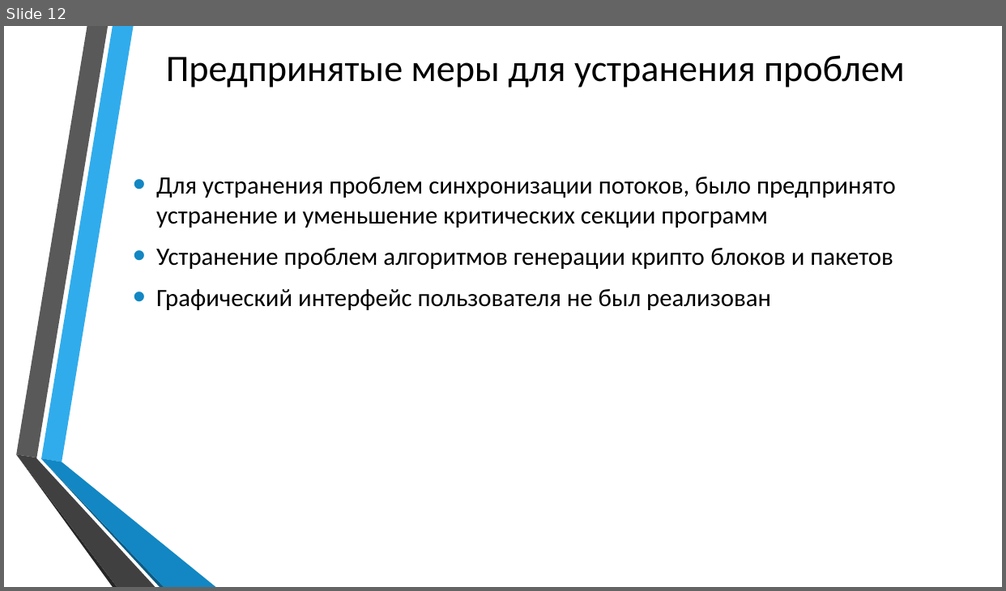
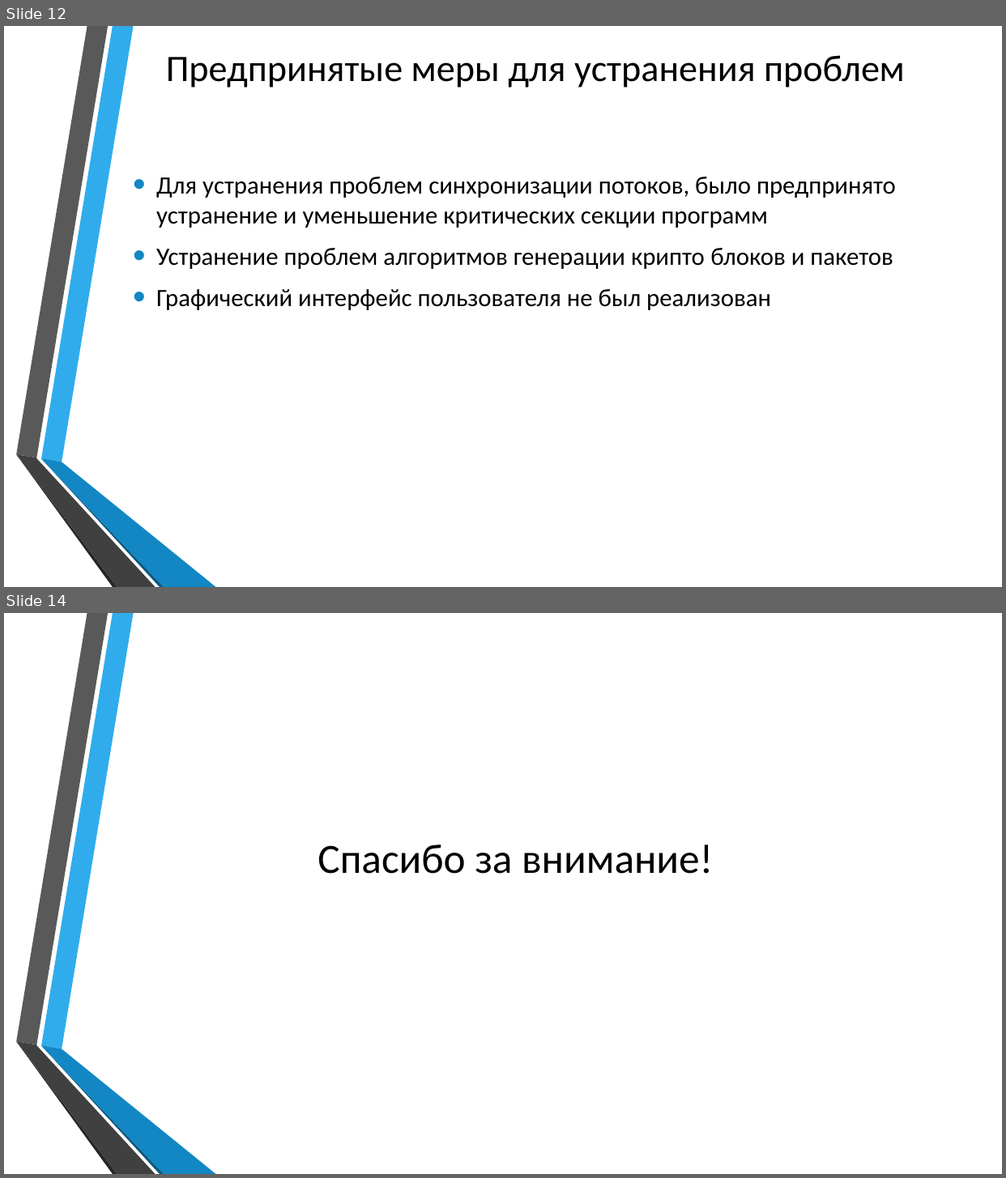
Before and after one commit to poriesto/ModelChannel, a slide deck: Theory/НИР.pptx. Shown one above the other, each under a label of ours: slide 12 before the commit, slides 12 and 14 after it; the slides between them are not shown. The pictures are 1006x591 and 1006x1178 pixels, drawn with LibreOffice and Linux fonts; fonts in the diff are those of the drawing; background and template pictures are left out. Boxes give left, top, right and bottom in pixels: in the first picture for what was removed or moved away, otherwise in the second. Text is boxed around its words. In the diff, an @@ line names an element or a change of style, - is before the commit and + after.

```diff
--- a/Theory/НИР.pptx
+++ b/Theory/НИР.pptx
@@ slide 14 added at (x1=4, y1=613, x2=1002, y2=1174), background picture (left out); not listed: 6 template elements that a slide beside it also shows @@
@@ title added at (x1=317, y1=845, x2=713, y2=874), 40 pt, text #000000 @@
+Спасибо за внимание!
```
Also in this commit, not shown: 3 slides changed, 2 other slides added, 2 slides removed, 8 other files.
